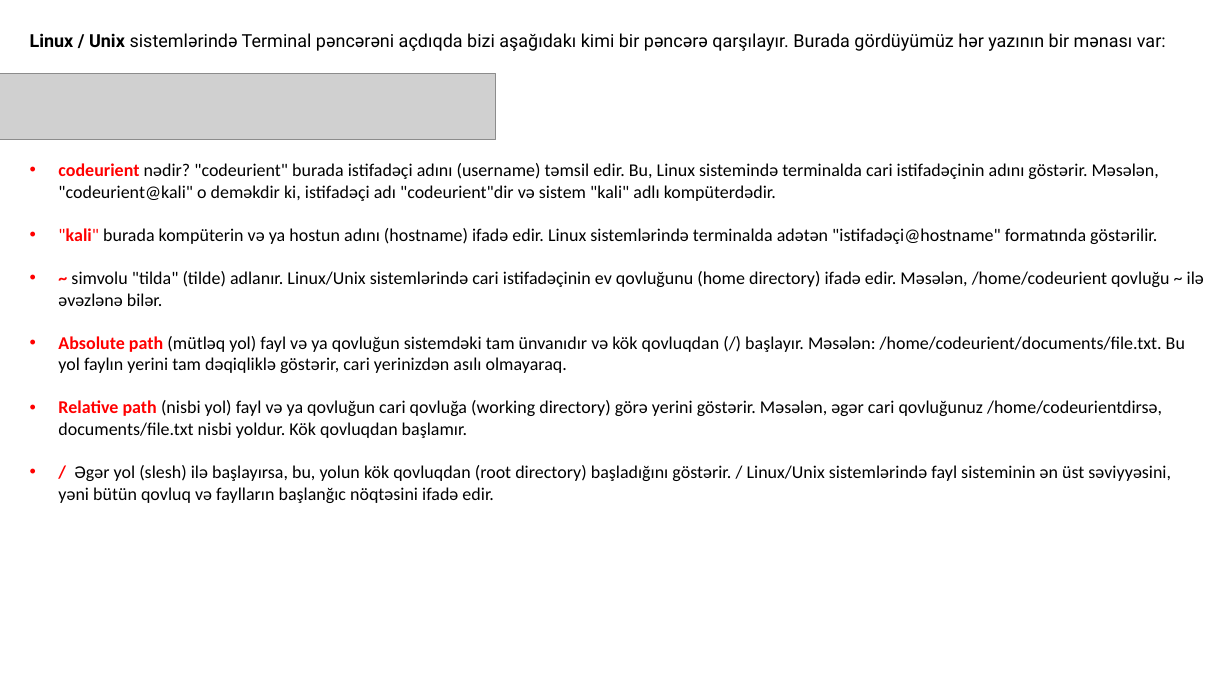
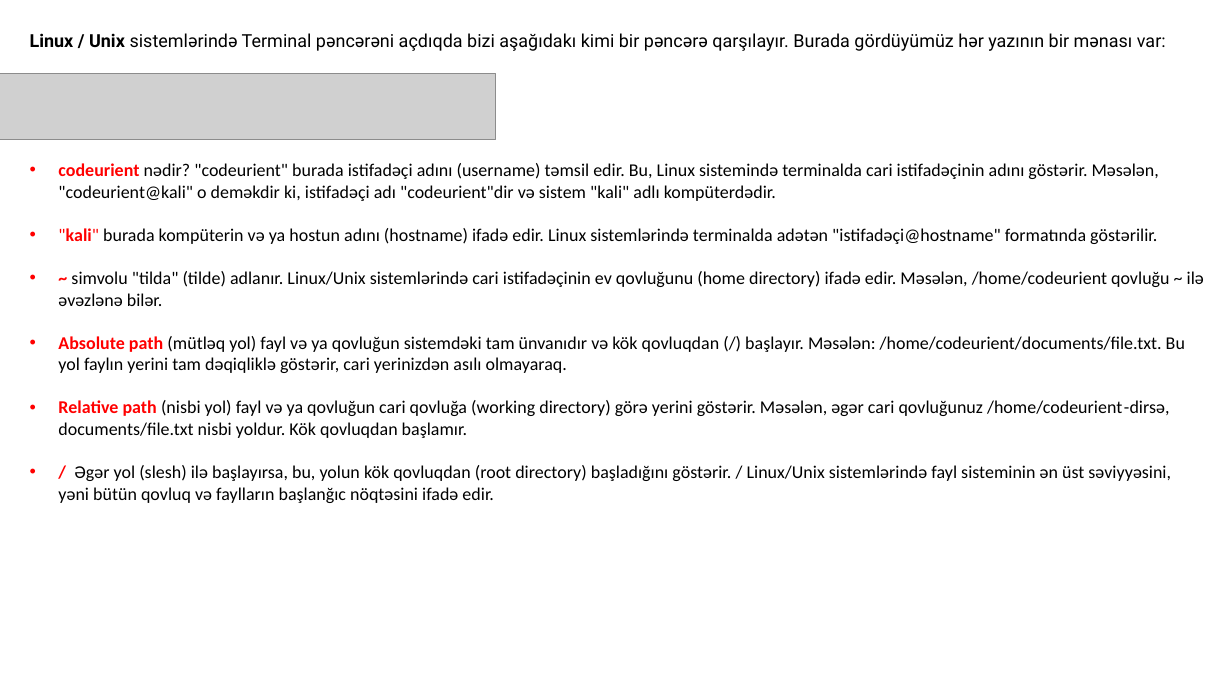
Before and after one commit to codeurient/DevOps, a slide deck: slide 11 of .lessons/Operating systems/1 linux/1.pptx. Drawn at 1232x693 pixels with LibreOffice and Linux fonts; fonts in the diff are those of the drawing; grey boxes stand for pictures. Boxes give left, top, right and bottom in pixels: in the first picture for what was removed or moved away, otherwise in the second. Text is boxed around its words. In the diff, an @@ line names an element or a change of style, - is before the commit and + after.

```diff
--- a/.lessons/Operating systems/1 linux/1.pptx
+++ b/.lessons/Operating systems/1 linux/1.pptx
@@ text at (x1=58, y1=400, x2=1169, y2=438): text changed @@
-• Relative path (nisbi yol) fayl və ya qovluğun cari qovluğa (working directory) görə yerini göstərir. Məsələn, əgər cari qovluğunuz /home/codeurientdirsə, documents/file.txt nisbi yoldur. Kök qovluqdan başlamır.
+• Relative path (nisbi yol) fayl və ya qovluğun cari qovluğa (working directory) görə yerini göstərir. Məsələn, əgər cari qovluğunuz /home/codeurient-dirsə, documents/file.txt nisbi yoldur. Kök qovluqdan başlamır.
```
Also in this commit, not shown: 3 other slides changed, 1 slide removed, 6 other files.
